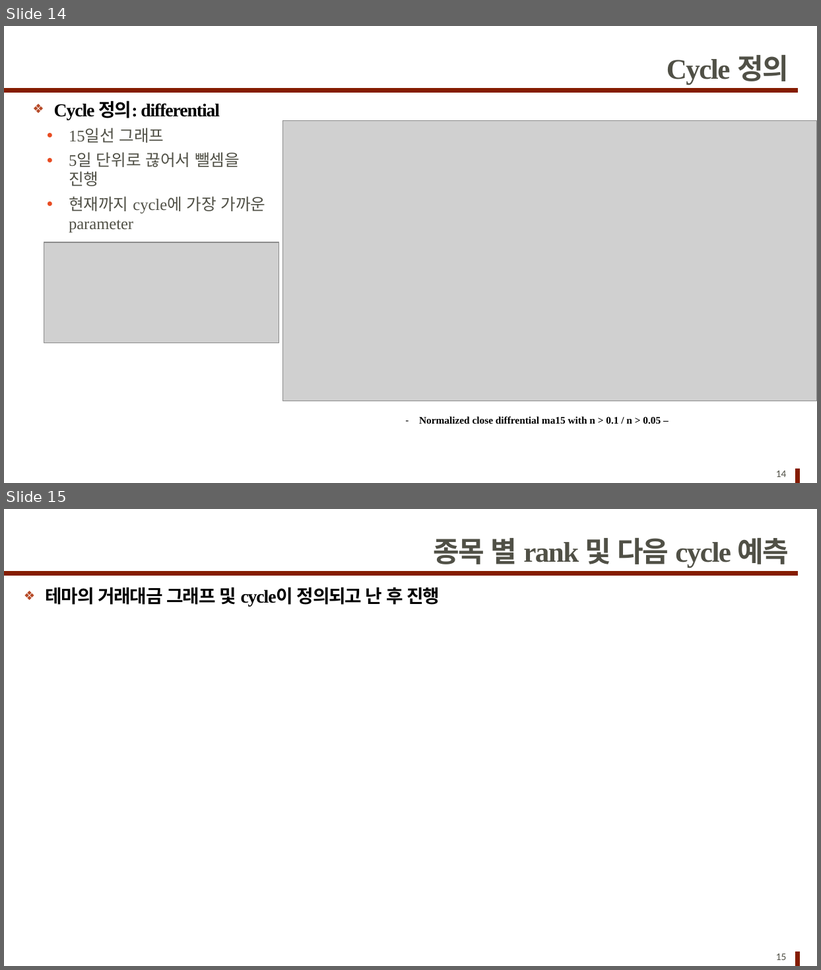
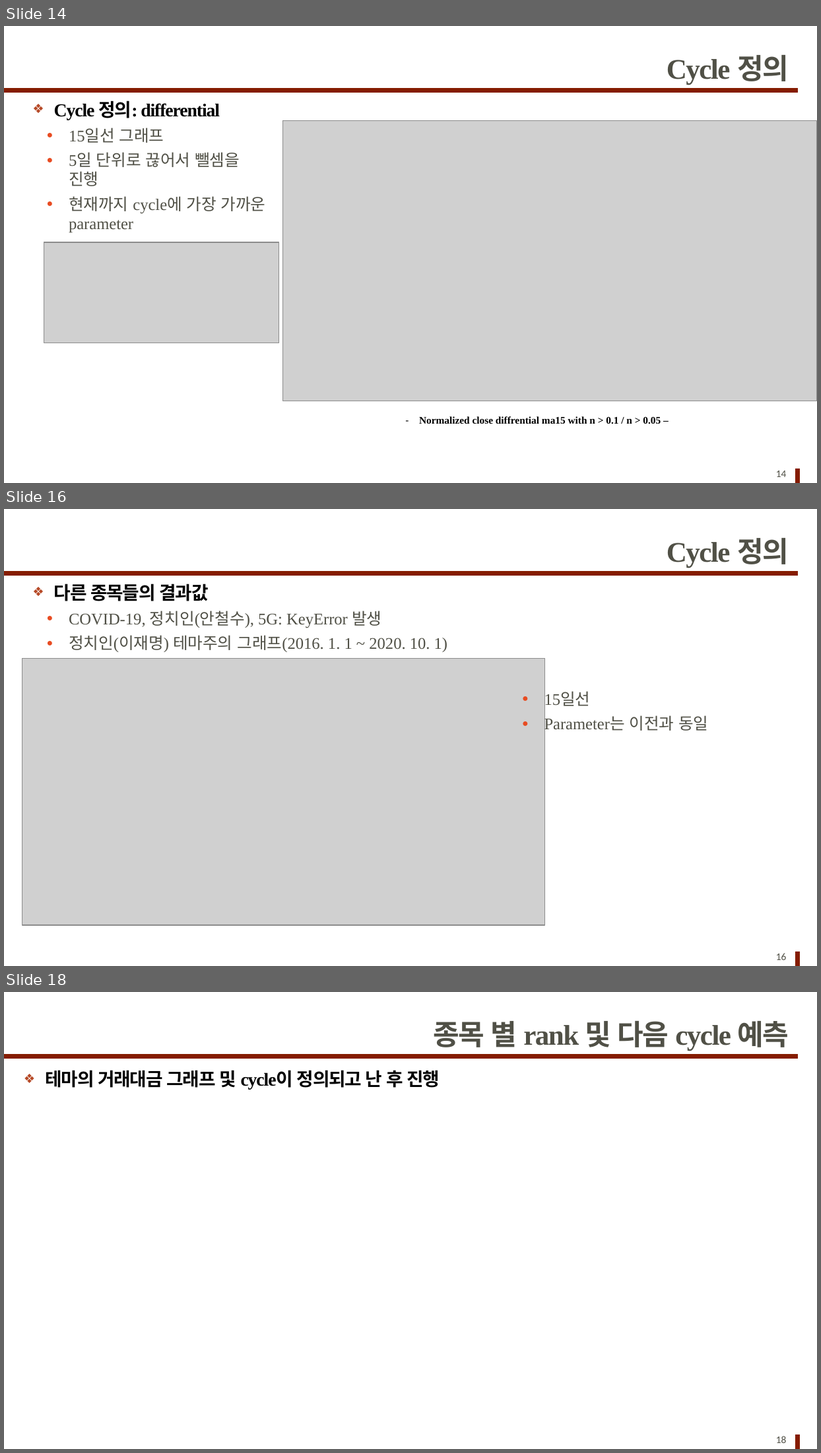
Before and after one commit to pathofexile7777/stock_cycle_prediction, a slide deck: 현황.pptx. Shown one above the other, each under a label of ours: slides 14 and 15 before the commit, slides 14, 16 and 18 after it; the slides between them are not shown. The pictures are 821x970 and 821x1453 pixels, drawn with LibreOffice and Linux fonts; fonts in the diff are those of the drawing; grey boxes stand for pictures. Boxes give left, top, right and bottom in pixels: in the first picture for what was removed or moved away, otherwise in the second. Text is boxed around its words. In the diff, an @@ line names an element or a change of style, - is before the commit and + after.

```diff
--- a/현황.pptx
+++ b/현황.pptx
@@ slide 16 added at bbox=[4, 509, 817, 966], background #FFFFFF; not listed: 2 template elements that a slide beside it also shows @@
@@ title added at bbox=[667, 538, 789, 568], 28 pt, text #505046, bold @@
+Cycle 정의
@@ text added at bbox=[54, 584, 448, 652], 16 pt, text #505046 @@
+❖ 다른 종목들의 결과값
+  ● COVID-19, 정치인(안철수), 5G: KeyError 발생
+  ● 정치인(이재명) 테마주의 그래프(2016. 1. 1 ~ 2020. 10. 1)
@@ picture added at bbox=[22, 658, 545, 925] @@
@@ text added at bbox=[545, 692, 708, 733], 16 pt, text #505046 @@
+  ● 15일선
+  ● Parameter는 이전과 동일
@@ page number added at bbox=[776, 953, 787, 960], 10 pt, text #505046 @@
+16
@@ what was slide 15 is now slide 18 @@
@@ page number at bbox=[776, 1436, 787, 1443]: text changed @@
-15
+18
```
Also in this commit, not shown: 2 other slides added, 32 other files.
